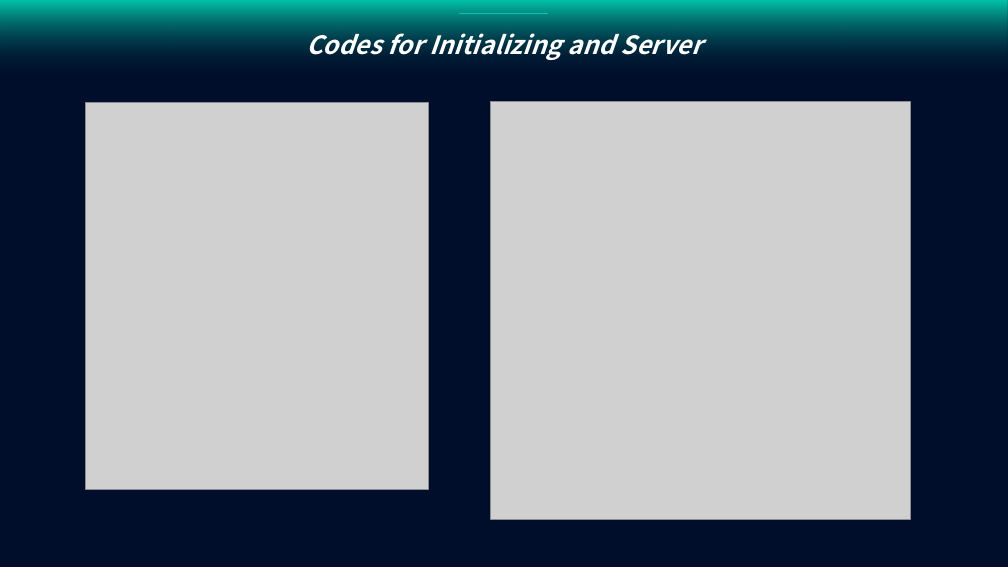
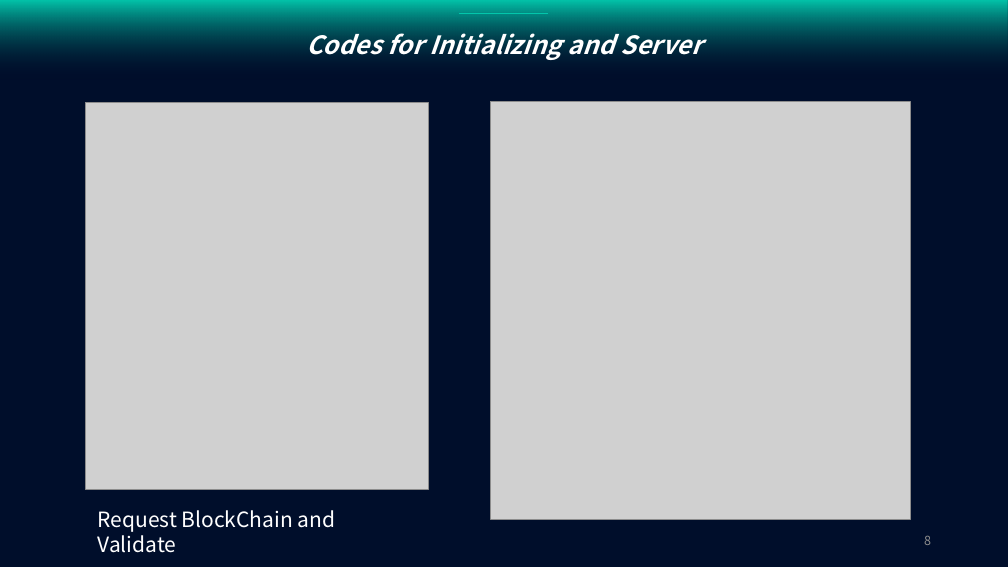
Before and after one commit to purachina/etri, a slide deck: slide 8 of Advanced Buisness Communicating Design/구현.pptx. Drawn at 1008x567 pixels with LibreOffice and Linux fonts; fonts in the diff are those of the drawing; grey boxes stand for pictures. Boxes give left, top, right and bottom in pixels: in the first picture for what was removed or moved away, otherwise in the second. Text is boxed around its words. In the diff, an @@ line names an element or a change of style, - is before the commit and + after.

```diff
--- a/Advanced Buisness Communicating Design/구현.pptx
+++ b/Advanced Buisness Communicating Design/구현.pptx
@@ text added at <box>97,510,336,553</box>, 20 pt, text #FFFFFF @@
+Request BlockChain and Validate
@@ page number added at <box>924,535,931,545</box>, 12 pt, text #8C8C8C @@
+8
```
Also in this commit, not shown: 10 other slides changed.
